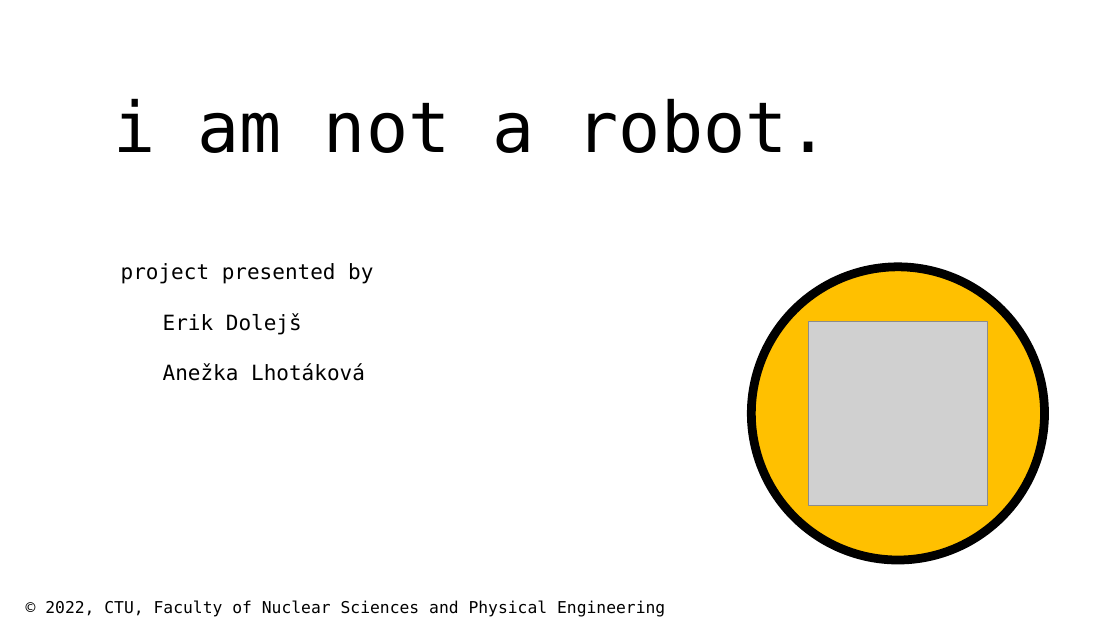
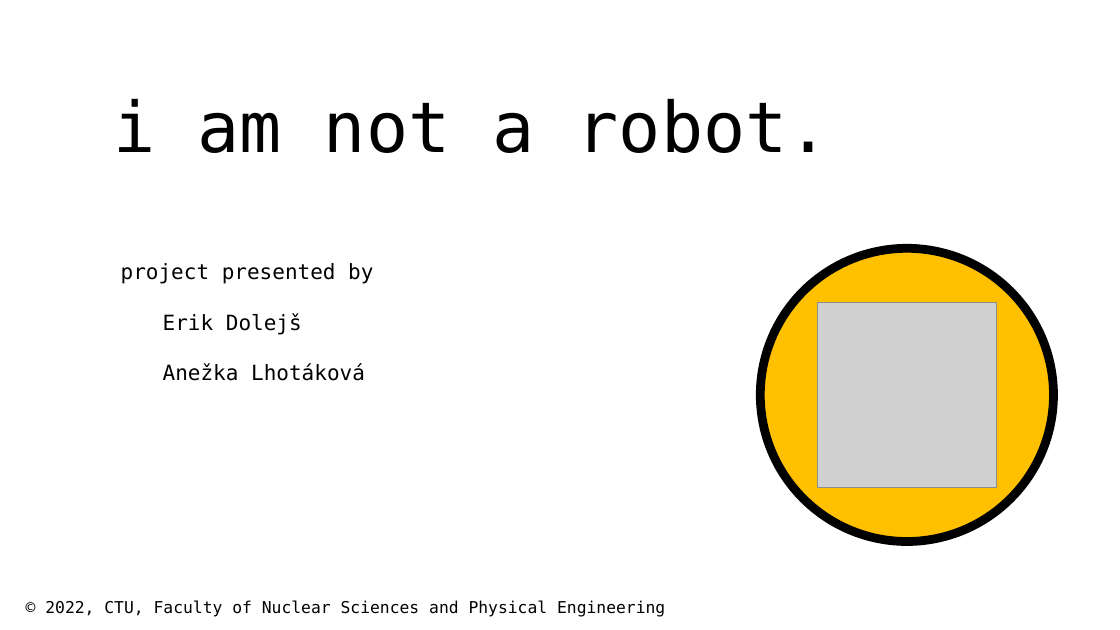
Before and after one commit to Strojove-uceni/final-projects-i_am_not_a_robot, a slide deck: slide 1 of Final_presentation_draft.pptx. Drawn at 1120x630 pixels with LibreOffice and Linux fonts; fonts in the diff are those of the drawing; grey boxes stand for pictures. Boxes give left, top, right and bottom in pixels: in the first picture for what was removed or moved away, otherwise in the second. Text is boxed around its words. In the diff, an @@ line names an element or a change of style, - is before the commit and + after.

```diff
--- a/Final_presentation_draft.pptx
+++ b/Final_presentation_draft.pptx
@@ ellipse moved from (x1=751, y1=267, x2=1044, y2=560) to (x1=760, y1=249, x2=1054, y2=542) @@
@@ picture moved from (x1=808, y1=322, x2=987, y2=506) to (x1=818, y1=303, x2=996, y2=487) @@
```
Also in this commit, not shown: 2 other slides changed, 2 slides added.
